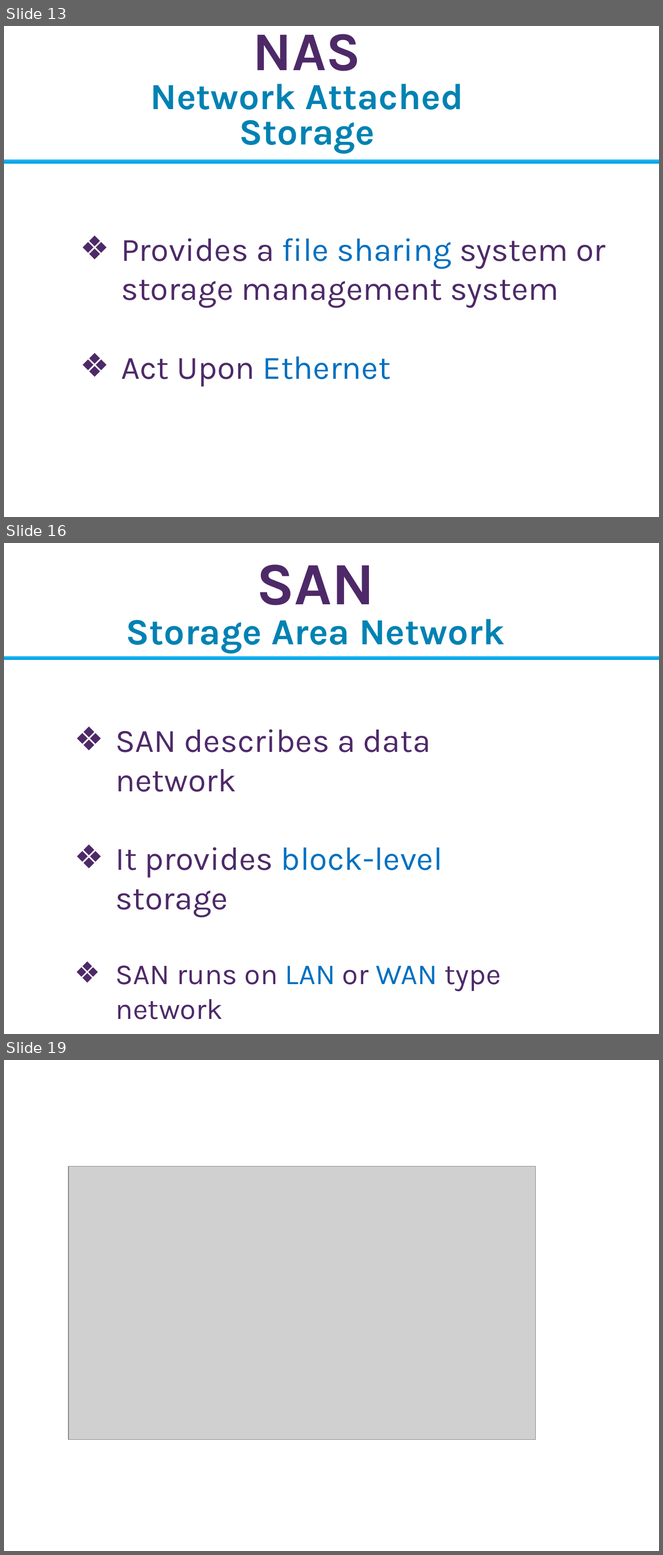
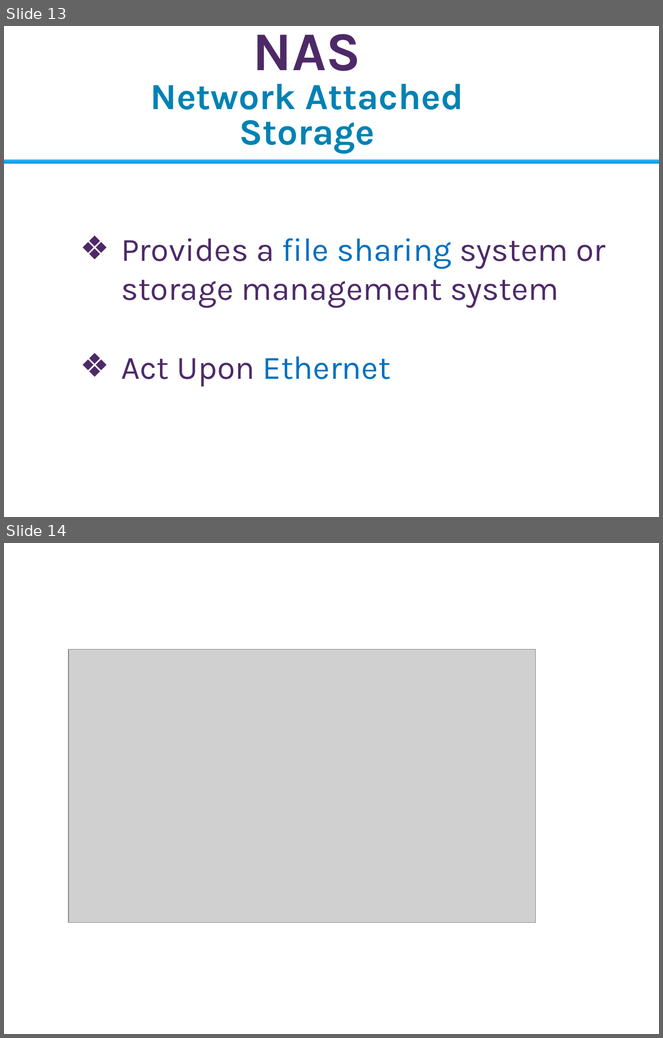
Before and after one commit to Imran4424/C-Plus-Plus-Object-Oriented, a slide deck: OOP.pptx. Shown one above the other, each under a label of ours: slides 13, 16 and 19 before the commit, slides 13 and 14 after it; the slides between them are not shown. The pictures are 663x1555 and 663x1038 pixels, drawn with LibreOffice and Linux fonts; fonts in the diff are those of the drawing; grey boxes stand for pictures; background and template pictures are left out. Boxes give left, top, right and bottom in pixels: in the first picture for what was removed or moved away, otherwise in the second. Text is boxed around its words. In the diff, an @@ line names an element or a change of style, - is before the commit and + after.

```diff
--- a/OOP.pptx
+++ b/OOP.pptx
@@ slide 16 removed at (x1=4, y1=543, x2=659, y2=1034), background picture (left out) @@
@@ title removed at (x1=126, y1=564, x2=505, y2=653) @@
-SAN
-Storage Area Network
@@ rectangle removed at (x1=4, y1=656, x2=659, y2=659) @@
@@ text removed at (x1=115, y1=729, x2=501, y2=1020) @@
-❖ SAN describes a data network
-❖ It provides block-level storage
-❖ SAN runs on LAN or WAN type network
@@ what was slide 19 is now slide 14 @@
```
Also in this commit, not shown: 1 slide added, 5 other slides removed.
